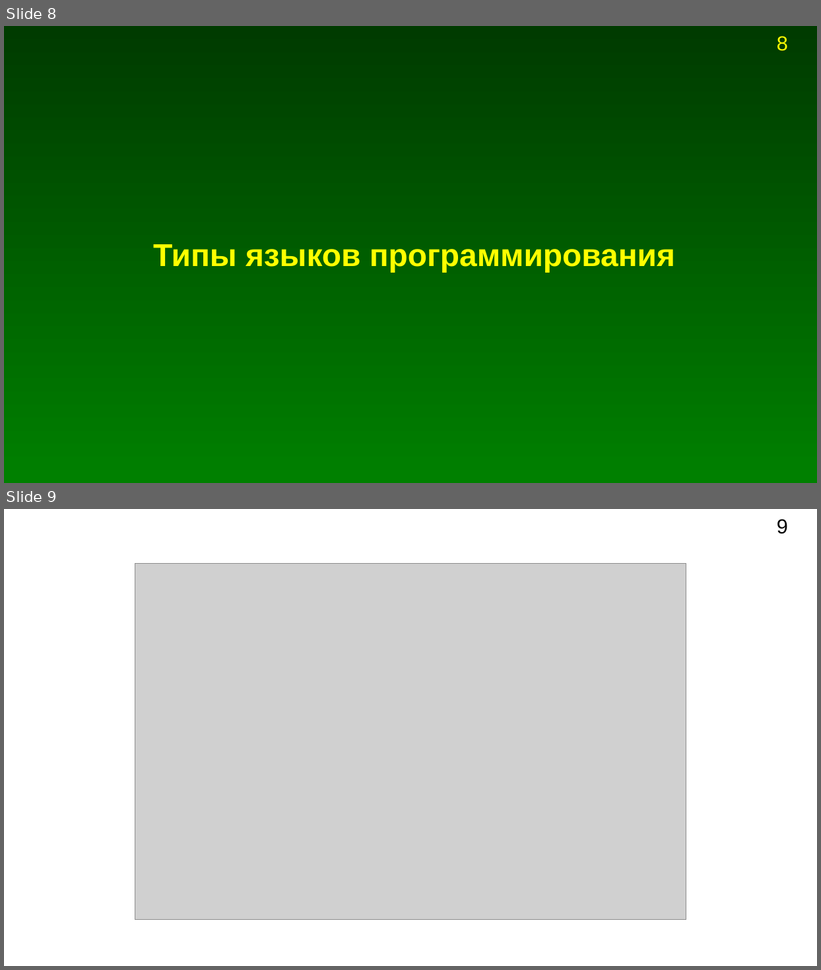
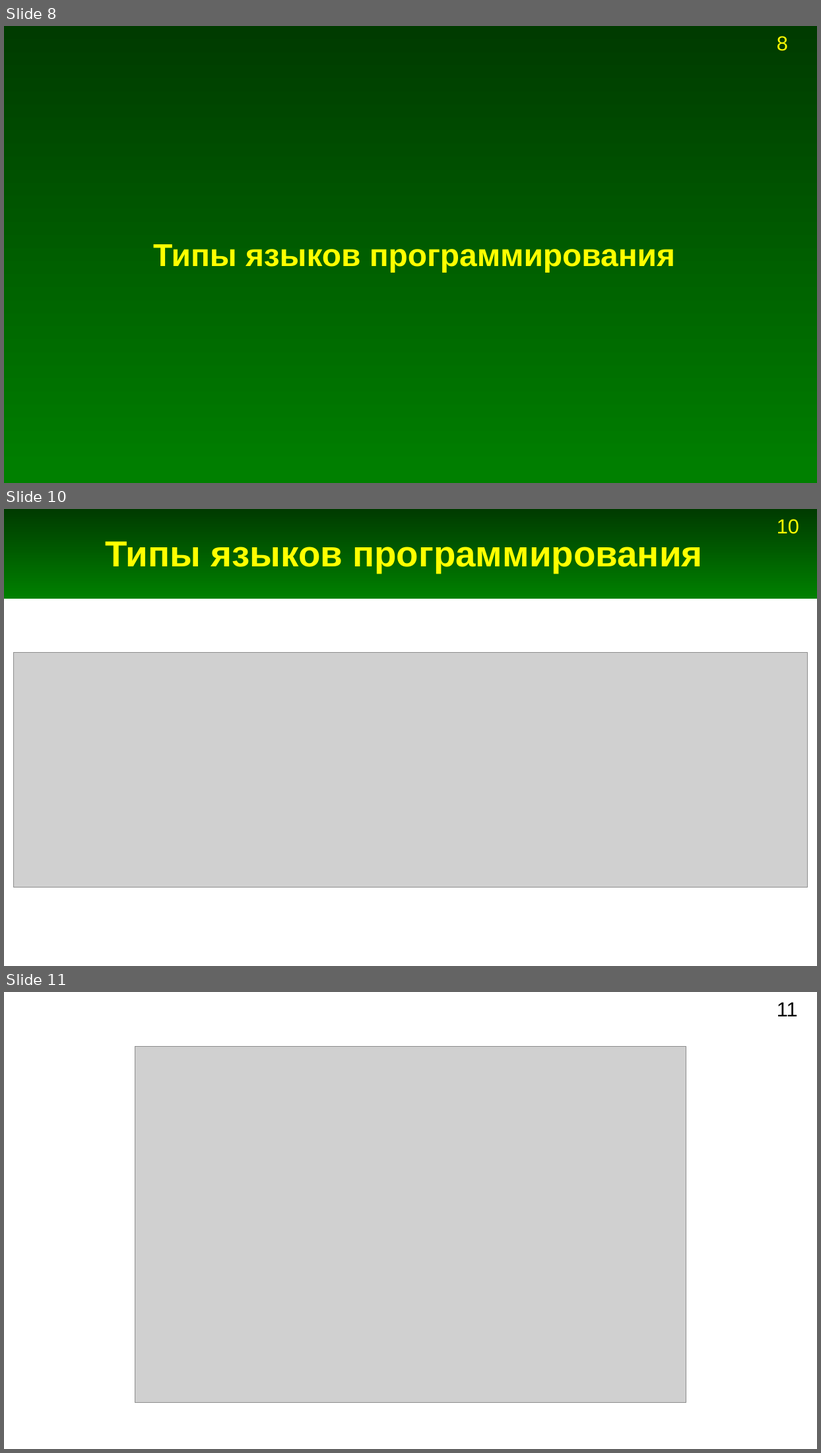
Before and after one commit to Jenyay/python-lectures, a slide deck: presentations/01. Types of languages.odp. Shown one above the other, each under a label of ours: slides 8 and 9 before the commit, slides 8, 10 and 11 after it; the slides between them are not shown. The pictures are 821x970 and 821x1453 pixels, drawn with LibreOffice and Linux fonts; fonts in the diff are those of the drawing; grey boxes stand for pictures. Boxes give left, top, right and bottom in pixels: in the first picture for what was removed or moved away, otherwise in the second. Text is boxed around its words. In the diff, an @@ line names an element or a change of style, - is before the commit and + after.

```diff
--- a/presentations/01. Types of languages.odp
+++ b/presentations/01. Types of languages.odp
@@ slide 10 added at bbox=[4, 509, 817, 966], background #FFFFFF; not listed: 1 template element that a slide beside it also shows @@
@@ rectangle added at bbox=[4, 509, 817, 599], fill gradient #003B00 to #008000 @@
@@ title added at bbox=[105, 541, 702, 573], 32 pt, text #FFFF00, bold @@
+Типы языков программирования
@@ picture added at bbox=[14, 653, 807, 888] @@
@@ what was slide 9 is now slide 11 @@
@@ page number at bbox=[777, 1002, 798, 1016]: text changed @@
-9
+11
```
Also in this commit, not shown: 1 other slide added, 8 other files.
